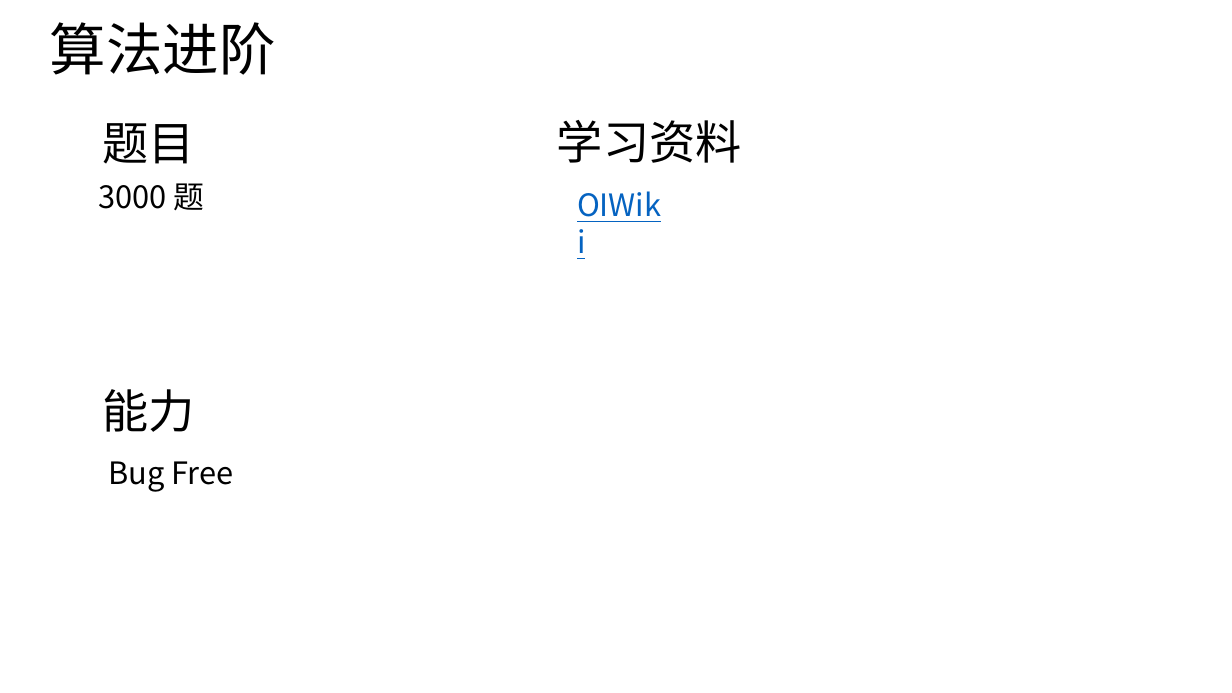
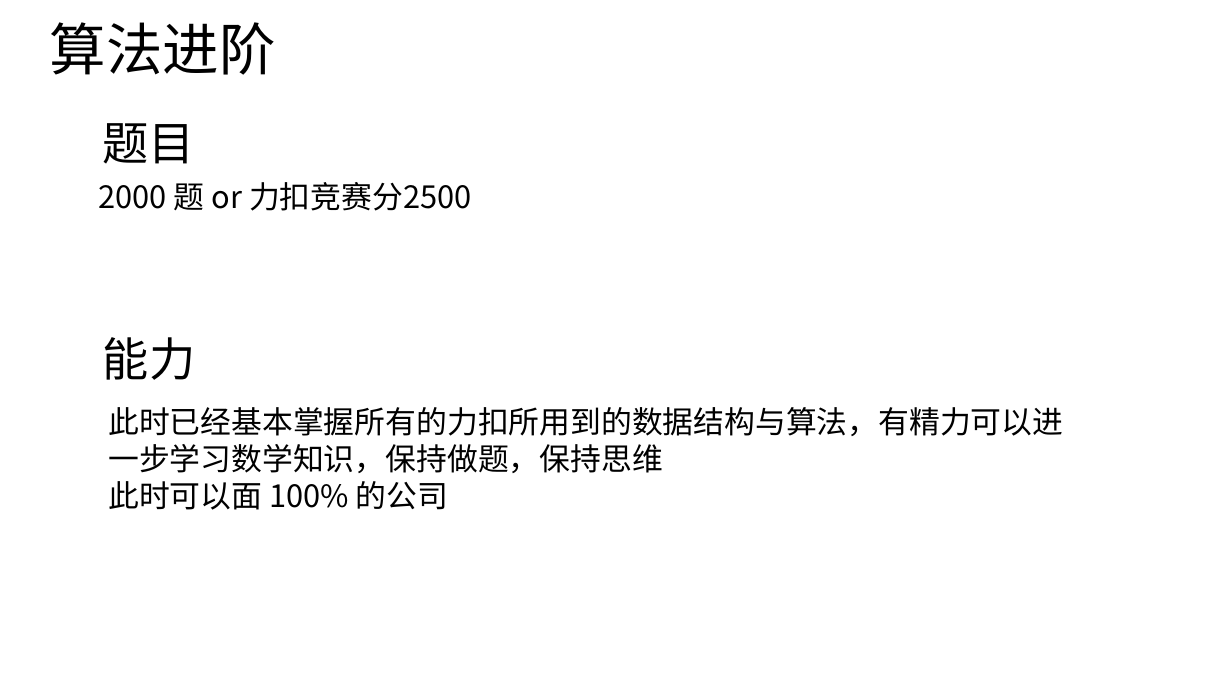
Before and after one commit to aiwujingxin/Algorithms, a slide deck: slide 3 of xmind/刷题指南.pptx. Drawn at 1232x693 pixels with LibreOffice and Linux fonts; fonts in the diff are those of the drawing. Boxes give left, top, right and bottom in pixels: in the first picture for what was removed or moved away, otherwise in the second. Text is boxed around its words. In the diff, an @@ line names an element or a change of style, - is before the commit and + after.

```diff
--- a/xmind/刷题指南.pptx
+++ b/xmind/刷题指南.pptx
@@ text removed at <box>557,120,742,163</box> @@
-学习资料
@@ text at <box>99,182,471,211</box>: text changed @@
-3000 题
+2000 题 or 力扣竞赛分2500
@@ text removed at <box>568,182,676,228</box> @@
-OIWiki
@@ text "能力": place and size @@
-text "能力" at <box>103,389,195,432</box>
+text "能力" at <box>103,337,195,380</box>
@@ text at <box>108,407,1063,510</box>: text changed @@
-Bug Free
+此时已经基本掌握所有的力扣所用到的数据结构与算法，有精力可以进一步学习数学知识，保持做题，保持思维
+此时可以面 100% 的公司
```
Also in this commit, not shown: 2 other slides changed, 1 slide added, 12 other files.
